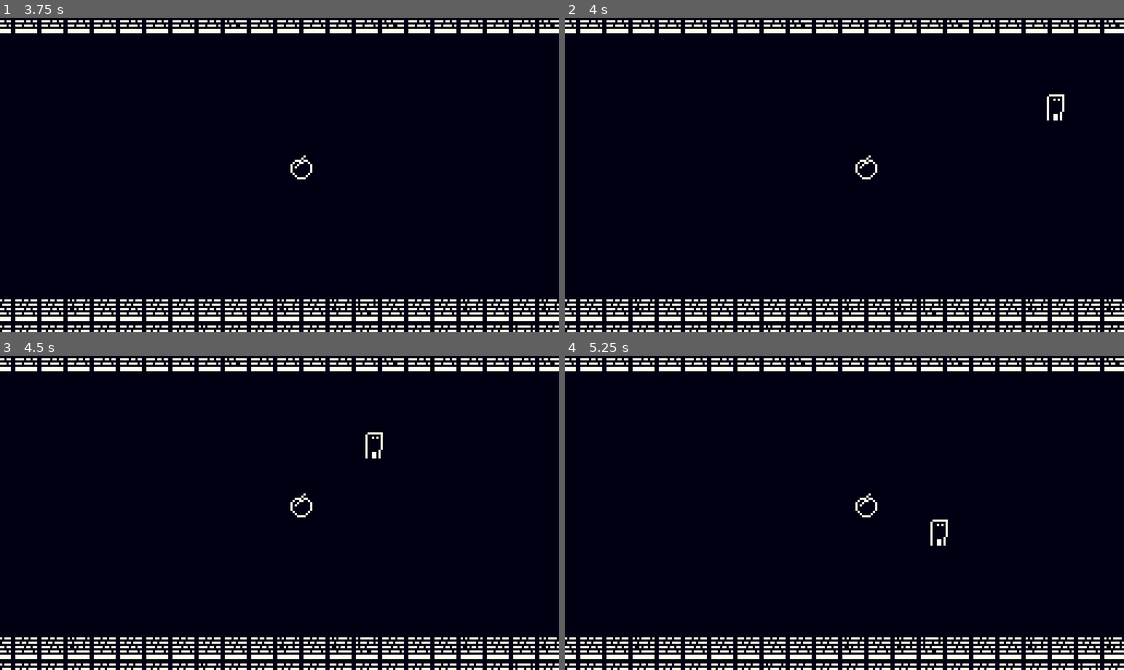
Above: before the commit, frames 1-4 (two rows, left to right).
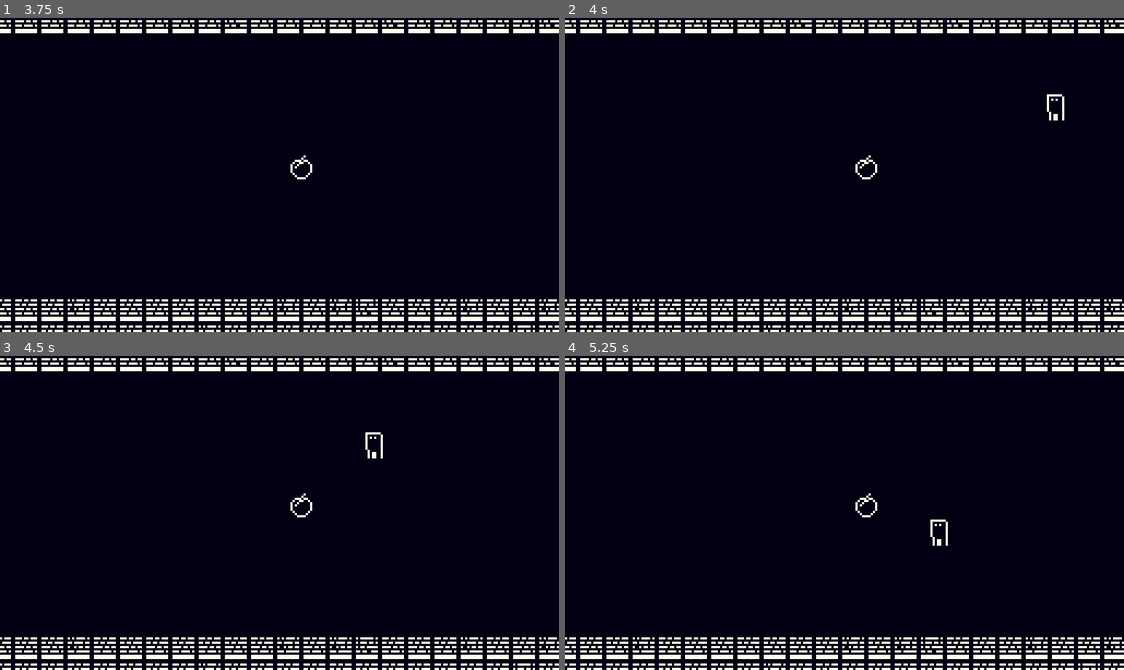
Above: after the commit, the same moments.

Repository: rrebane/ld50
Game: Godot game, scene res://world/levels/level_1.tscn
Two runs of this game, one before a commit and one after it. Both use one fixed random seed, a clock stepped at 60 frames per second and the inputs below.
Inputs (mouse positions are in pixels of both pictures, inside the frame that each line leads up to):
- Up to frame 1 (3.75 s): tap Enter at 0.5, 2.75 s; move the mouse to (402, 159) at 0.52 s; hold D (right) 0.53-1.25 s; tap Space (pick_up) at 0.6, 2, 2.1, 3.5, 3.6 s; click (402, 159) at 0.67 s; drag from (167, 190) to (301, 165) at 1.27 s; move the mouse to (335, 105) at 2.02 s; hold D (right) 2.03-2.75 s; drag from (251, 237) to (111, 127) at 2.77 s; move the mouse to (447, 222) at 3.52 s; hold A (left) from 3.53 s (still down)
- Up to frame 2 (4 s): keep holding A (left)
- Up to frame 3 (4.5 s): release A (left) at 4.25 s; drag from (111, 465) to (301, 503) at 4.27 s
- Up to frame 4 (5.25 s): tap Enter at 5 s; move the mouse to (872, 513) at 5.02 s; hold S (down) from 5.03 s (still down); tap Space (pick_up) at 5.1 s; click (872, 513) at 5.17 s

Frame 1 is identical in both runs. In frame 2, less than 0.1% of the frame differs, in the area x 86-90%, y 24-33%; in frame 3, less than 0.1%; in frame 4, less than 0.1%.

Commit message:
Fix janky throw behaviour

Diff:
--- a/food/Food.gd
+++ b/food/Food.gd
@@ -1,34 +1,18 @@
-extends Node2D
+extends KinematicBody2D
 class_name Food
 
-# Declare member variables here. Examples:
-# var a = 2
-# var b = "text"
-var is_throwing := false
-var throw_target := Vector2.ZERO
-var throw_distance := 100
+var THROW_SPEED := Vector2(100, 0)
+var DRAG := Vector2(2, 0)
+var velocity := Vector2.ZERO
 
 func _physics_process(delta):
-	if is_throwing:
-		if global_position < throw_target:
-			global_position = lerp(global_position, throw_target, 0.2)
-		else:
-			is_throwing = false
+	if abs(velocity.x) < 5:
+		velocity = Vector2.ZERO
+	else:
+		var drag_direction = -1 if velocity.x > 0 else 1
+		velocity += DRAG * drag_direction
+	velocity = move_and_slide(velocity)
+
+func throw(player_position, dir):
+	velocity = THROW_SPEED * dir
 	pass
-
-func _ready():
-	$Area2D.connect("body_entered", self, "on_body_enter")
-	$Area2D.connect("body_exited", self, "on_body_exit")
-
-func on_body_enter(body):
-	if body.is_in_group("player"):
-		body.pickup_target = self
-
-func on_body_exit(body):
-	if body.is_in_group("player"):
-		body.pickup_target = null
-
-func throw(player_position):
-	throw_target = player_position + Vector2(throw_distance, 0)
-	is_throwing = true
-	pass
--- a/food/Food.tscn
+++ b/food/Food.tscn
@@ -3,17 +3,16 @@
 [ext_resource path="res://food/apple.png" type="Texture" id=1]
 [ext_resource path="res://food/Food.gd" type="Script" id=2]
 
-[sub_resource type="CircleShape2D" id=1]
+[sub_resource type="CircleShape2D" id=2]
 radius = 6.0
 
-[node name="Food" type="Node2D" groups=["food"]]
-position = Vector2( 52, 20 )
+[node name="KinematicBody2D" type="KinematicBody2D"]
+collision_layer = 4
+collision_mask = 0
 script = ExtResource( 2 )
-
-[node name="Area2D" type="Area2D" parent="."]
-
-[node name="CollisionShape2D" type="CollisionShape2D" parent="Area2D"]
-shape = SubResource( 1 )
 
 [node name="Sprite" type="Sprite" parent="."]
 texture = ExtResource( 1 )
+
+[node name="CollisionShape2D" type="CollisionShape2D" parent="."]
+shape = SubResource( 2 )
--- a/project.godot
+++ b/project.godot
@@ -59,7 +59,7 @@
 "language": "GDScript",
 "path": "res://fsm/FSM.gd"
 }, {
-"base": "Node2D",
+"base": "KinematicBody2D",
 "class": "Food",
 "language": "GDScript",
 "path": "res://food/Food.gd"
@@ -173,6 +173,13 @@
  ]
 }
 
+[layer_names]
+
+2d_physics/layer_1="Player"
+2d_physics/layer_2="Environment"
+2d_physics/layer_3="Food"
+2d_physics/layer_4="Nemesis"
+
 [physics]
 
 common/enable_pause_aware_picking=true
--- a/units/BlockyPlayer.gd
+++ b/units/BlockyPlayer.gd
@@ -3,31 +3,35 @@
 export (float) var SPEED = 200.0
 
 var velocity := Vector2.ZERO
+var direction = 1
 
-var pickup_target : Food = null
 var held_item : Food = null
 
 onready var STATES = {
 	"Move": $States/Move,
 }
 onready var fsm = FSM.new(self, $States, STATES["Move"], true)
-onready var item_holder = $RotationParent/ItemPosition
+onready var item_holder : Position2D = $RotationParent/ItemPosition
+onready var interact_range : Area2D = $RotationParent/InteractRange
+onready var rotation_parent = $RotationParent
 
 func _physics_process(delta):
 	fsm.run_machine(delta)
 	# Pick and throw logic
 	if Input.is_action_just_pressed("pick_up"):
-		if pickup_target:
-			if not held_item:
-				held_item = pickup_target
-			else:
-				held_item.throw(global_position)
-				held_item = null
-				pickup_target = null
-
-	if held_item:
-		held_item.global_position = item_holder.global_position
-
+		if not held_item:
+			var targets = interact_range.get_overlapping_bodies()
+			if targets.size() > 0:
+				held_item = targets[0]
+				held_item.get_parent().remove_child(held_item)
+				item_holder.add_child(held_item)
+				held_item.global_position = item_holder.global_position
+		else:
+			item_holder.remove_child(held_item)
+			get_parent().add_child(held_item)
+			held_item.global_position = item_holder.global_position
+			held_item.throw(global_position, direction)
+			held_item = null
 
 
 # Mouse movement
--- a/units/BlockyPlayer.tscn
+++ b/units/BlockyPlayer.tscn
@@ -1,8 +1,11 @@
-[gd_scene load_steps=5 format=2]
+[gd_scene load_steps=6 format=2]
 
 [ext_resource path="res://sprites/blocky_player.png" type="Texture" id=1]
 [ext_resource path="res://units/BlockyPlayer.gd" type="Script" id=2]
 [ext_resource path="res://units/player_states/Move.gd" type="Script" id=3]
+
+[sub_resource type="RectangleShape2D" id=2]
+extents = Vector2( 4.5, 6 )
 
 [sub_resource type="CapsuleShape2D" id=1]
 radius = 4.0
@@ -12,6 +15,15 @@
 script = ExtResource( 2 )
 
 [node name="RotationParent" type="Node2D" parent="."]
+
+[node name="InteractRange" type="Area2D" parent="RotationParent"]
+position = Vector2( 9, -5 )
+collision_layer = 4
+collision_mask = 4
+
+[node name="CollisionShape2D" type="CollisionShape2D" parent="RotationParent/InteractRange"]
+position = Vector2( -5.5, 5 )
+shape = SubResource( 2 )
 
 [node name="ItemPosition" type="Position2D" parent="RotationParent"]
 position = Vector2( 2, -6 )
--- a/units/player_states/Move.gd
+++ b/units/player_states/Move.gd
@@ -19,6 +19,11 @@
 	if dir.x and dir.y:
 		dir = dir * 0.5
 
-
+	if dir.x < 0:
+		obj.direction = -1
+		obj.rotation_parent.scale.x = obj.direction
+	elif dir.x > 0:
+		obj.direction = 1
+		obj.rotation_parent.scale.x = obj.direction
 	var velocity = dir * obj.SPEED
 	obj.velocity = obj.move_and_slide(velocity)
